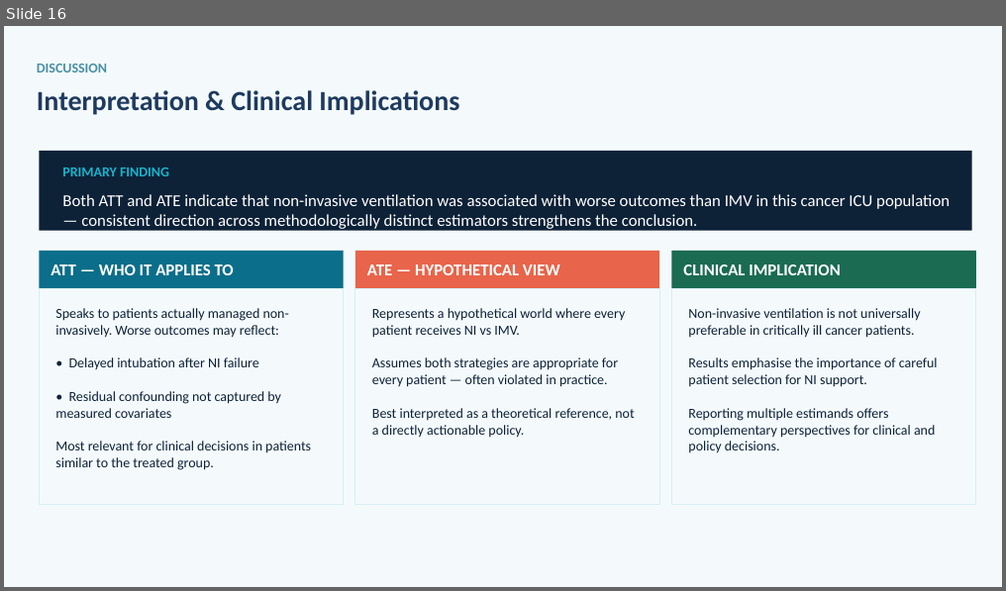
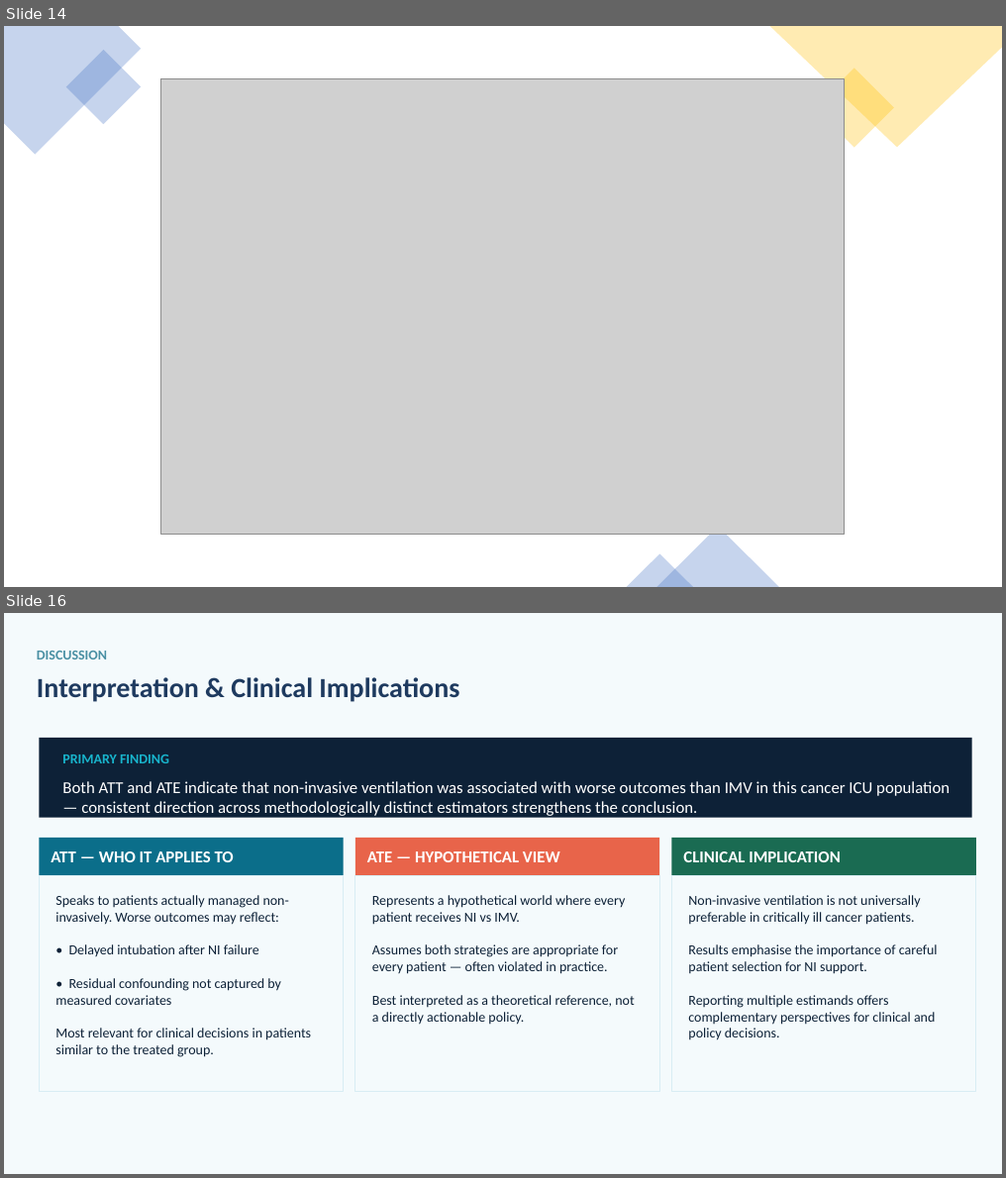
Before and after one commit to SichengH/SPH5104_GP, a slide deck: Invasive_Mechanical_Ventilation_restyled.pptx. Shown one above the other, each under a label of ours: slide 16 before the commit, slides 14 and 16 after it; the slides between them are not shown. The pictures are 1006x591 and 1006x1178 pixels, drawn with LibreOffice and Linux fonts; fonts in the diff are those of the drawing; grey boxes stand for pictures. Boxes give left, top, right and bottom in pixels: in the first picture for what was removed or moved away, otherwise in the second. Text is boxed around its words. In the diff, an @@ line names an element or a change of style, - is before the commit and + after.

Commit message:
update

```diff
--- a/Invasive_Mechanical_Ventilation_restyled.pptx
+++ b/Invasive_Mechanical_Ventilation_restyled.pptx
@@ slide 14 added at <box>4,26,1002,587</box>, background #FFFFFF @@
@@ freeform shape added at <box>4,26,141,155</box>, fill #4472C4 at 30% opacity @@
@@ rectangle added at <box>66,50,141,125</box>, fill #4472C4 at 30% opacity @@
@@ freeform shape added at <box>769,26,1002,147</box>, fill #FFC000 at 30% opacity @@
@@ picture added at <box>161,78,846,535</box> @@
@@ rectangle added at <box>815,69,894,148</box>, fill #FFC000 at 30% opacity @@
@@ triangle added at <box>656,527,779,587</box>, fill #4472C4 at 30% opacity @@
@@ triangle added at <box>627,554,694,586</box>, fill #4472C4 at 30% opacity @@
```
Also in this commit, not shown: 1 other slide added, 2 slides removed.
